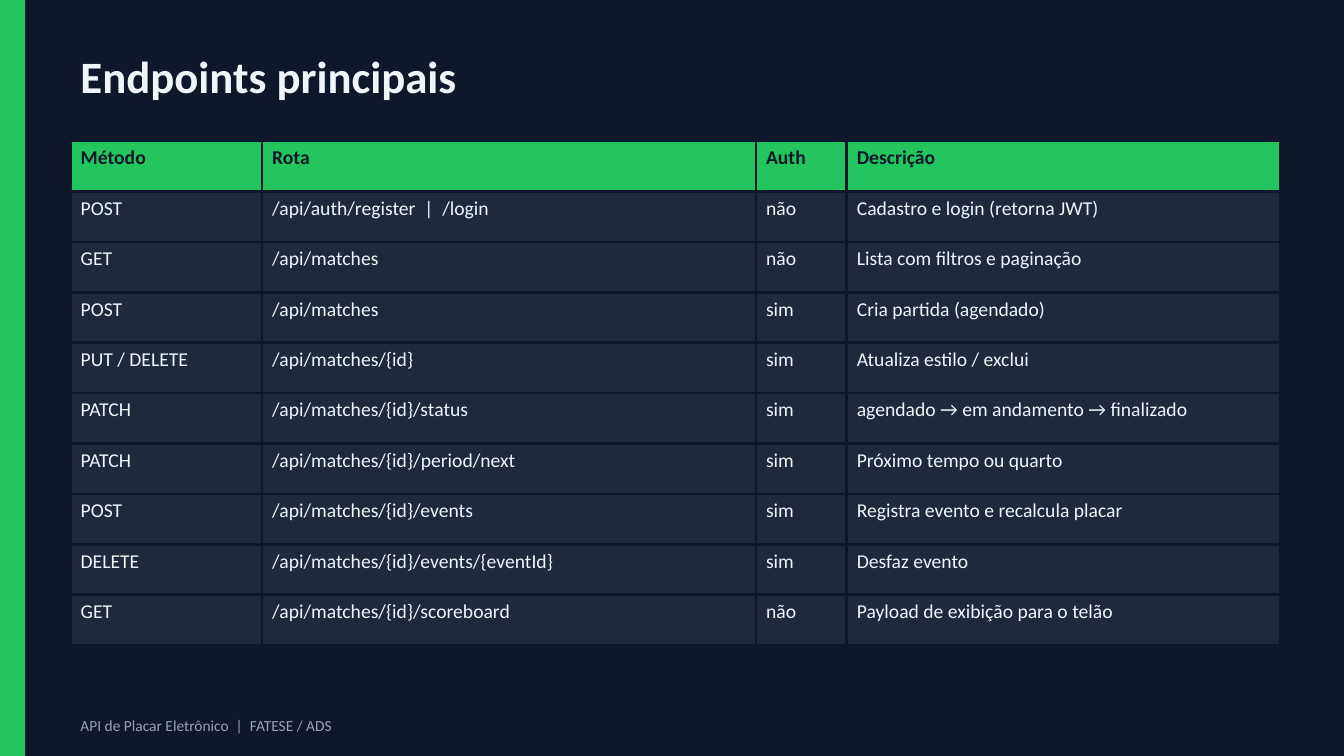
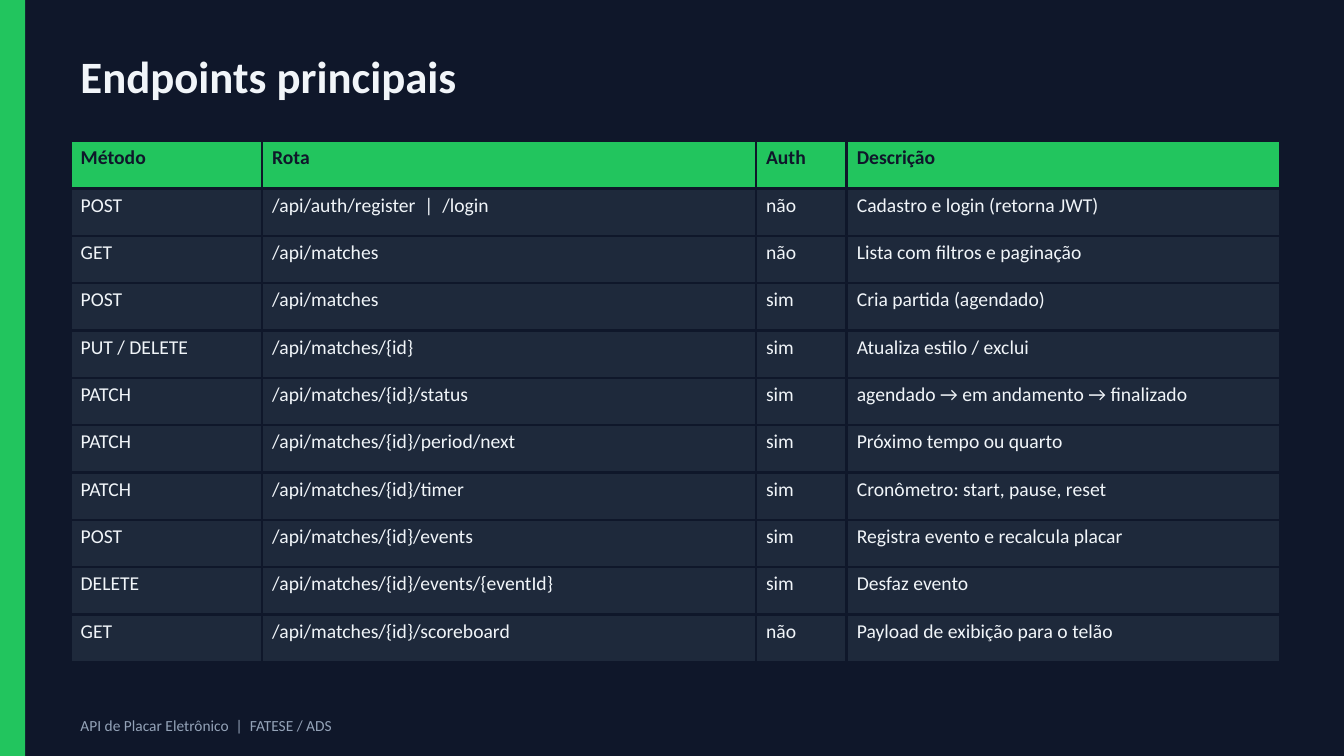
Before and after one commit to chiltonjoseadol/placar-eletronico-api, a slide deck: slide 9 of docs/Apresentacao-Placar.pptx. Drawn at 1344x756 pixels with LibreOffice and Linux fonts; fonts in the diff are those of the drawing. Boxes give left, top, right and bottom in pixels: in the first picture for what was removed or moved away, otherwise in the second. Text is boxed around its words. In the diff, an @@ line names an element or a change of style, - is before the commit and + after.

```diff
--- a/docs/Apresentacao-Placar.pptx
+++ b/docs/Apresentacao-Placar.pptx
@@ table at [71,141,1280,646] @@
+row 8: PATCH | /api/matches/{id}/timer | sim | Cronômetro: start, pause, reset
```
Also in this commit, not shown: 3 other slides changed, 1 slide added, 15 other files.
